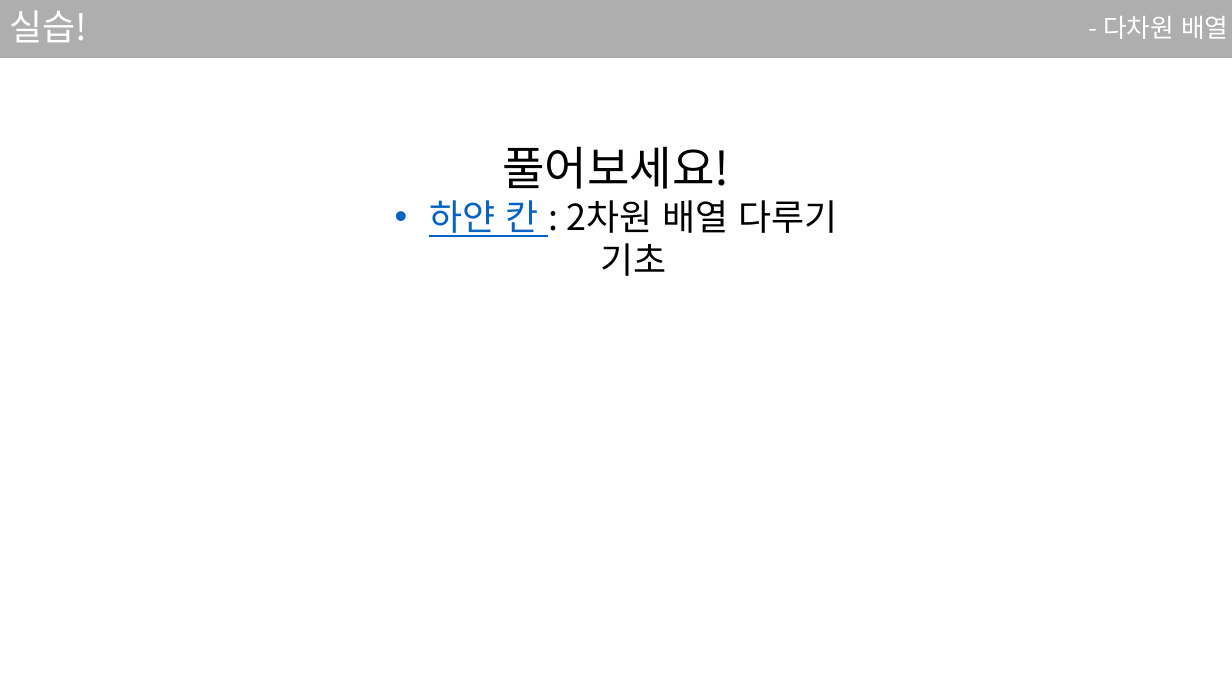
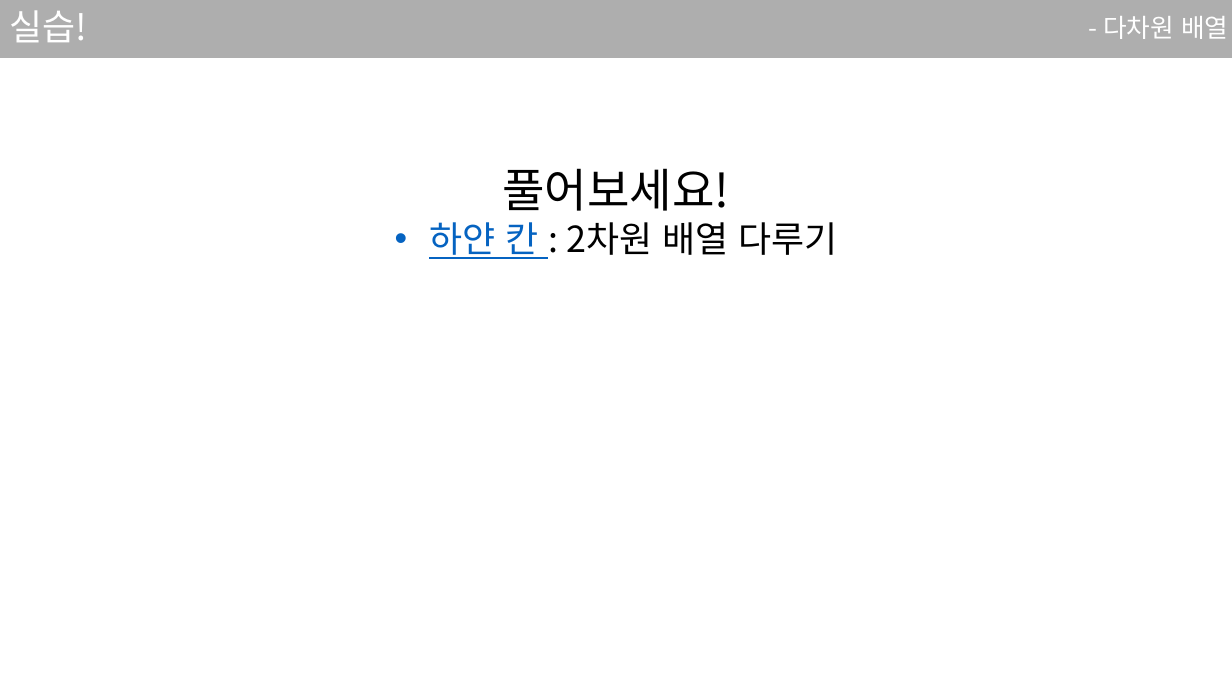
Before and after one commit to sjsjsj1246/EC_C_Language_Study, a slide deck: slide 38 of ppt/4강.pptx (slide 37 before the commit). Drawn at 1232x693 pixels with LibreOffice and Linux fonts; fonts in the diff are those of the drawing. Boxes give left, top, right and bottom in pixels: in the first picture for what was removed or moved away, otherwise in the second. Text is boxed around its words. In the diff, an @@ line names an element or a change of style, - is before the commit and + after.

```diff
--- a/ppt/4강.pptx
+++ b/ppt/4강.pptx
@@ text "풀어보세요!": place and size @@
-text "풀어보세요!" at (429, 146, 837, 276)
+text "풀어보세요!" at (429, 168, 837, 259)
@@ text at (429, 222, 837, 259): text changed @@
-• 하얀 칸 : 2차원 배열 다루기 기초
+• 하얀 칸 : 2차원 배열 다루기
```
Also in this commit, not shown: 2 other slides changed, 1 slide added.
